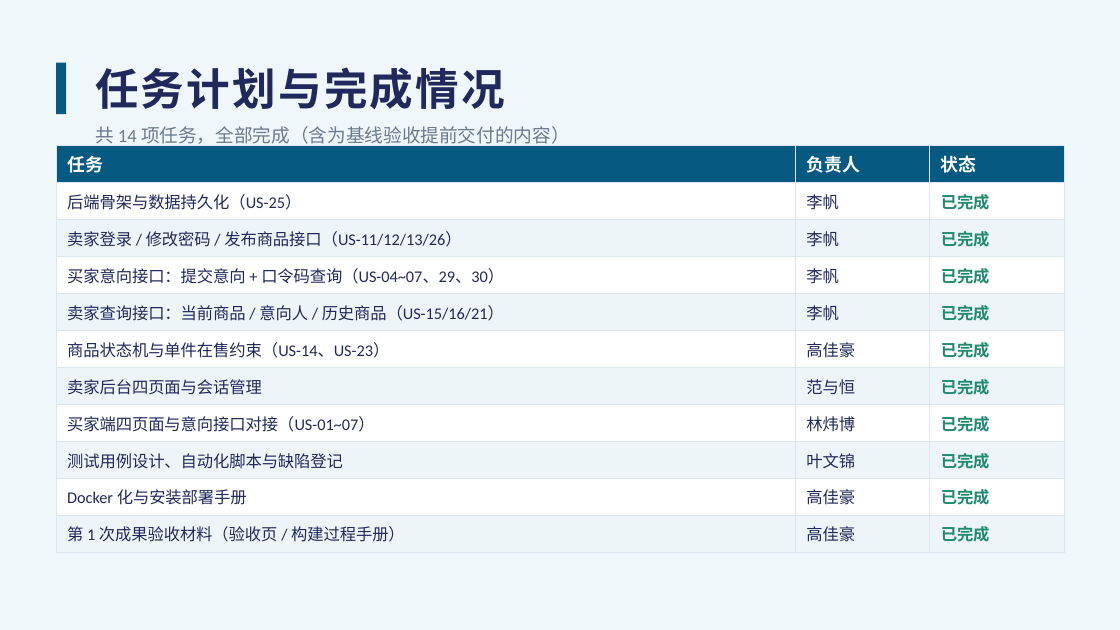
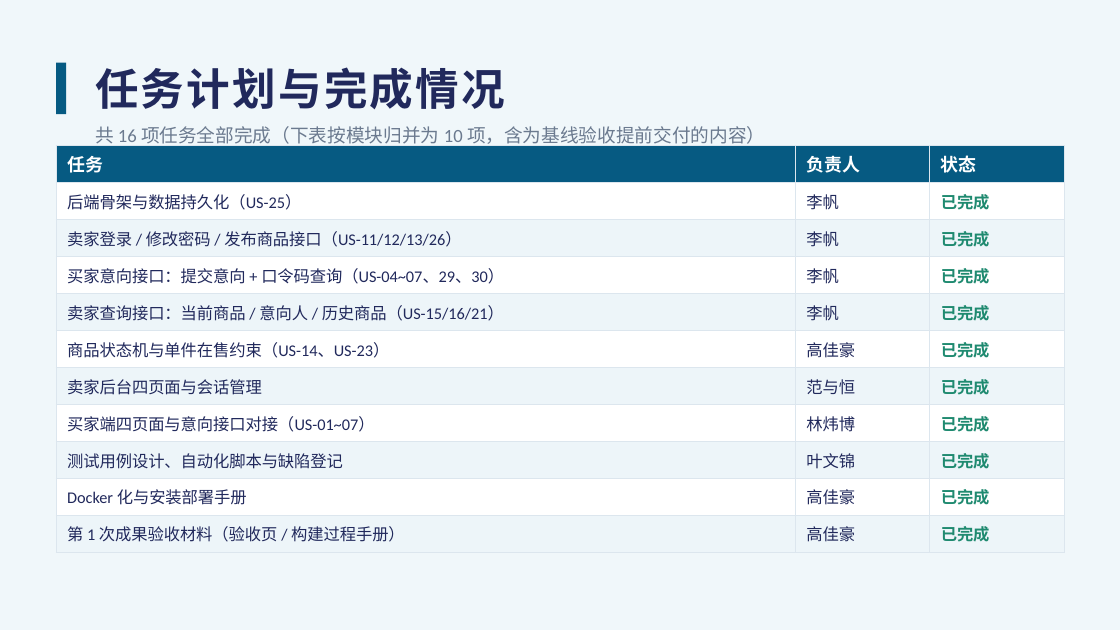
Before and after one commit to Ghhhh92/onlineshop, a slide deck: slide 5 of docs/presentation/在线购物系统-第2次阶段性评审报告.pptx. Drawn at 1120x630 pixels with LibreOffice and Linux fonts; fonts in the diff are those of the drawing. Boxes give left, top, right and bottom in pixels: in the first picture for what was removed or moved away, otherwise in the second. Text is boxed around its words. In the diff, an @@ line names an element or a change of style, - is before the commit and + after.

```diff
--- a/docs/presentation/在线购物系统-第2次阶段性评审报告.pptx
+++ b/docs/presentation/在线购物系统-第2次阶段性评审报告.pptx
@@ text at bbox=[95, 126, 765, 148]: text changed @@
-共 14 项任务，全部完成（含为基线验收提前交付的内容）
+共 16 项任务全部完成（下表按模块归并为 10 项，含为基线验收提前交付的内容）
```
Also in this commit, not shown: 5 other slides changed, 1 other file.
